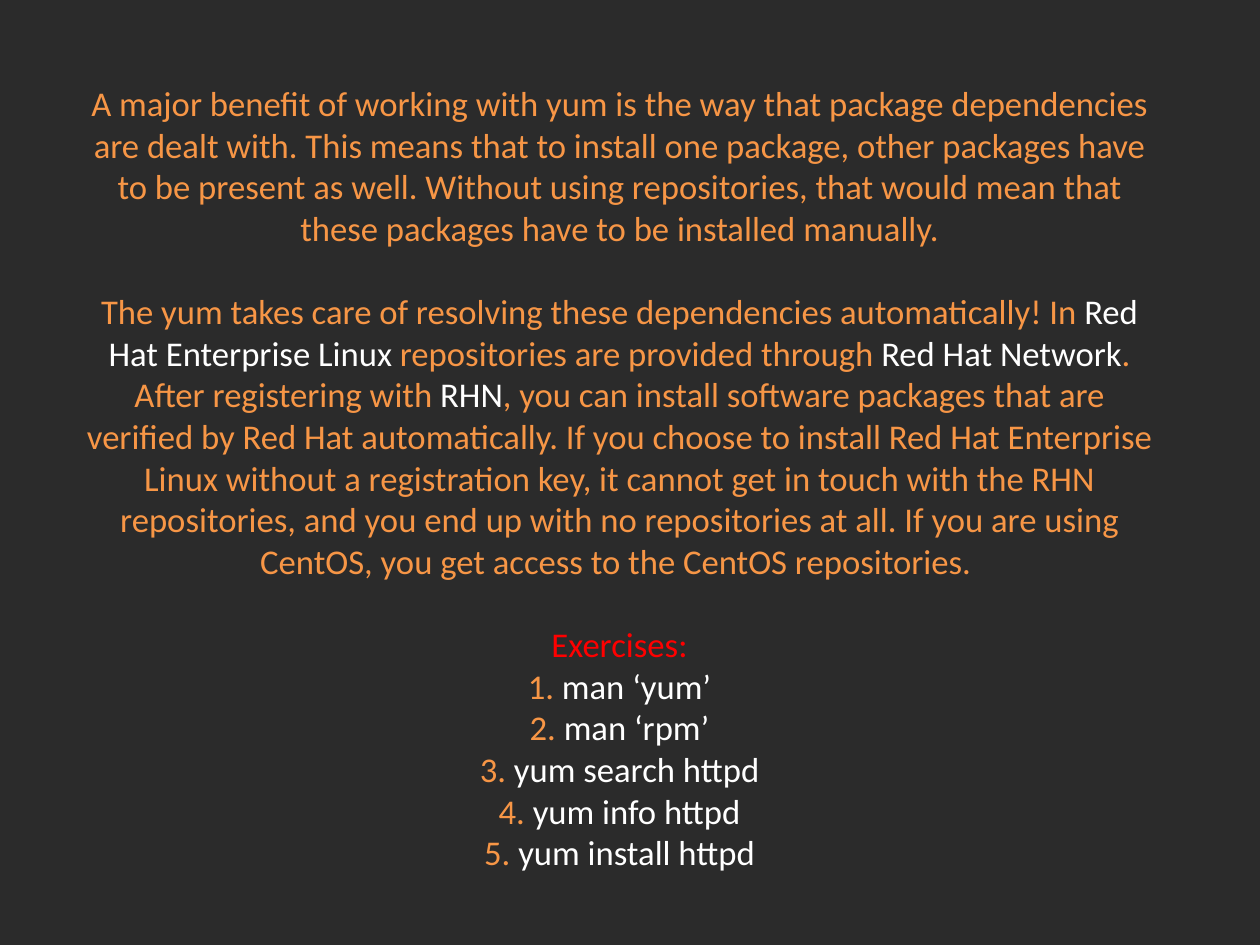
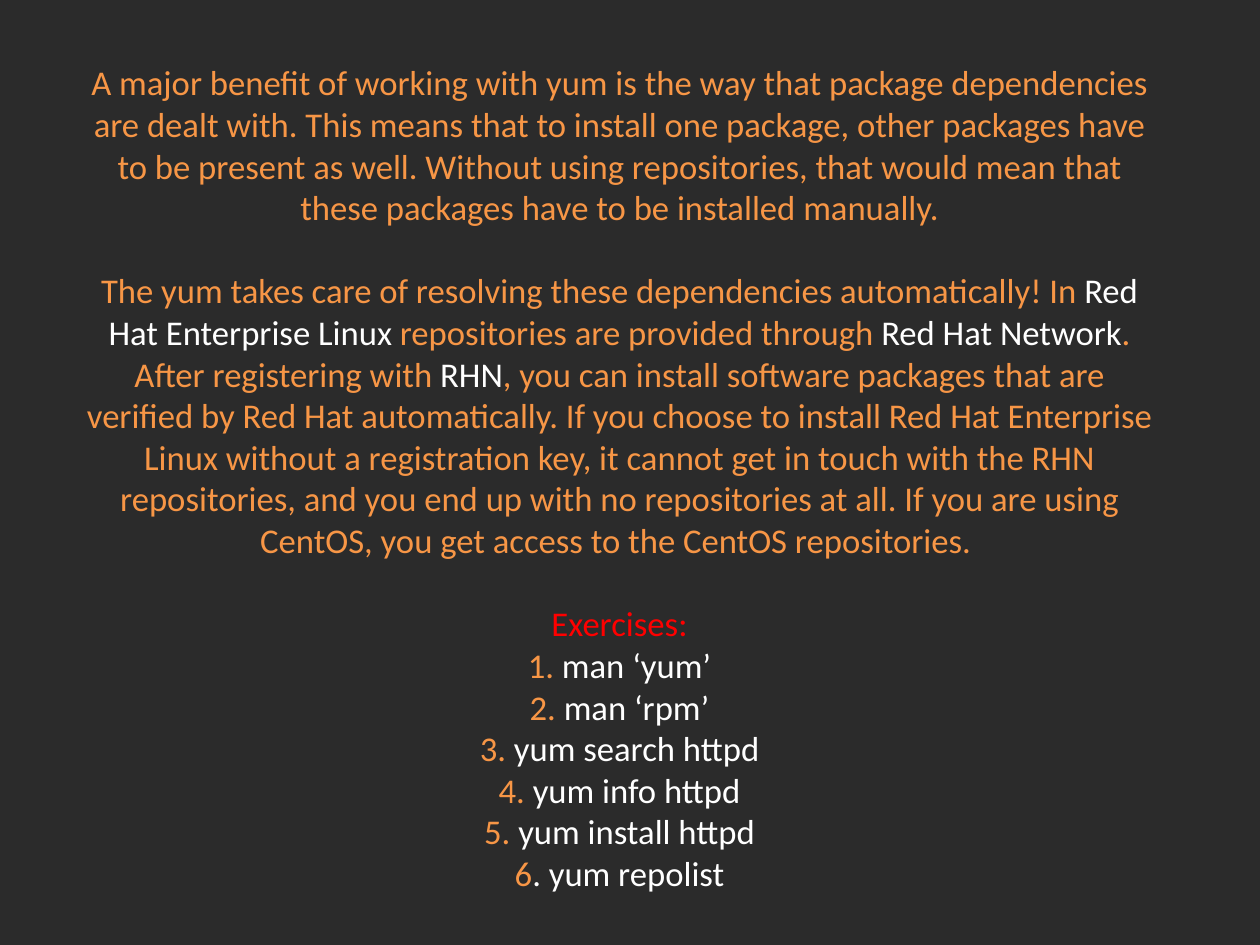
Before and after one commit to Academy-Soft-Intellect/Linux-Course, a slide deck: slide 3 of 09.Softwaremagement_And_Cron/09-SoftwareManagementAndCron.pptx. Drawn at 1260x945 pixels with LibreOffice and Linux fonts; fonts in the diff are those of the drawing; background and template pictures are left out; a plain dark background stands for a picture behind light text. Boxes give left, top, right and bottom in pixels: in the first picture for what was removed or moved away, otherwise in the second. Text is boxed around its words. In the diff, an @@ line names an element or a change of style, - is before the commit and + after.

```diff
--- a/09.Softwaremagement_And_Cron/09-SoftwareManagementAndCron.pptx
+++ b/09.Softwaremagement_And_Cron/09-SoftwareManagementAndCron.pptx
@@ title at [87, 71, 1152, 892]: text changed @@
-A major benefit of working with yum is the way that package dependencies are dealt with. This means that to install one package, other packages have to be present as well. Without using repositories, that would mean that these packages have to be installed manually.
-The yum takes care of resolving these dependencies automatically! In Red Hat Enterprise Linux repositories are provided through Red Hat Network. After registering with RHN, you can install software packages that are verified by Red Hat automatically. If you choose to install Red Hat Enterprise Linux without a registration key, it cannot get in touch with the RHN repositories, and you end up with no repositories at all. If you are using CentOS, you get access to the CentOS repositories.
-Exercises:
-1. man ‘yum’
-2. man ‘rpm’
-3. yum search httpd
-4. yum info httpd
-5. yum install httpd
+A major benefit of working with yum is the way that package dependencies are dealt with. This means that to install one package, other packages have to be present as well. Without using repositories, that would mean that these packages have to be installed manually.
+The yum takes care of resolving these dependencies automatically! In Red Hat Enterprise Linux repositories are provided through Red Hat Network. After registering with RHN, you can install software packages that are verified by Red Hat automatically. If you choose to install Red Hat Enterprise Linux without a registration key, it cannot get in touch with the RHN repositories, and you end up with no repositories at all. If you are using CentOS, you get access to the CentOS repositories.
+Exercises:
+1. man ‘yum’
+2. man ‘rpm’
+3. yum search httpd
+4. yum info httpd
+5. yum install httpd
+6. yum repolist
```
Also in this commit, not shown: 2 other slides changed.
